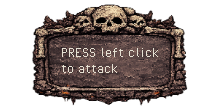
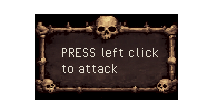
Layered file, before and after one edit (220×107). Changes by layer:
removed layer "Calque copié #3" over [32, 4, 188, 106]
painted on "Calque copié #1" over [35, 14, 178, 100]
